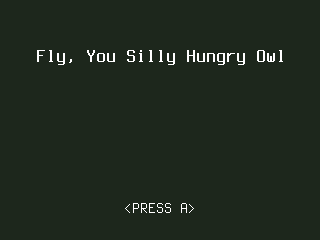
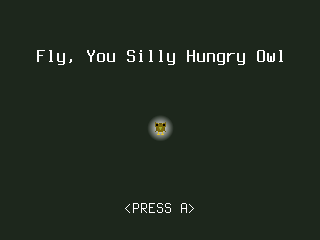
Comparing the layer stacks of the two 320×240 images. Changes:
renamed (unnamed layer) to "Layer", painted on it over [147, 115, 174, 141]
painted on "title.png" over [147, 115, 174, 141]
